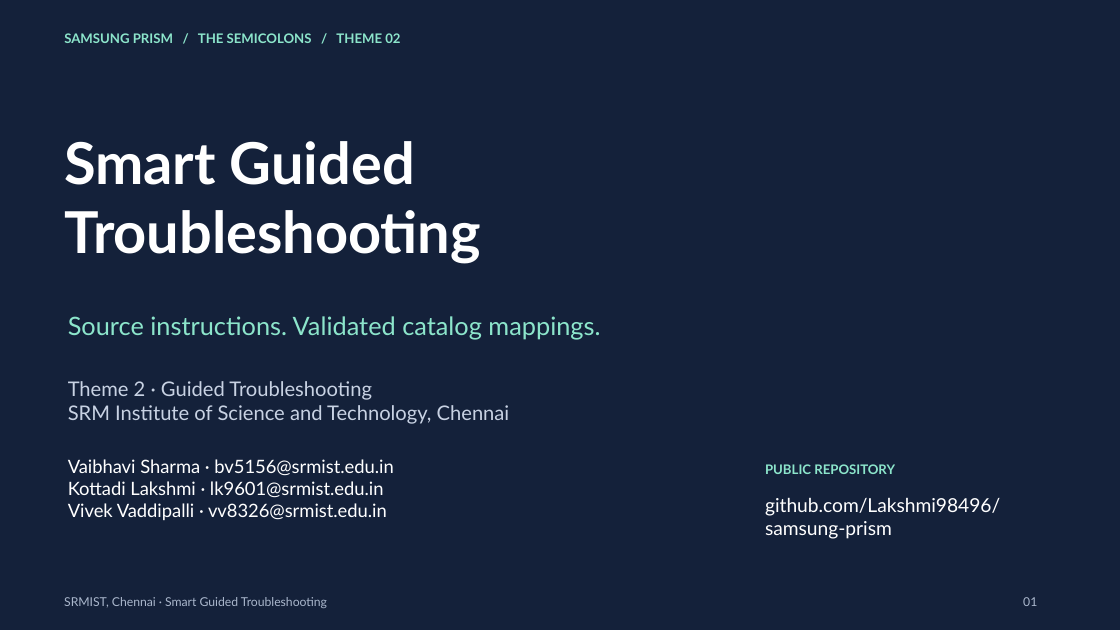
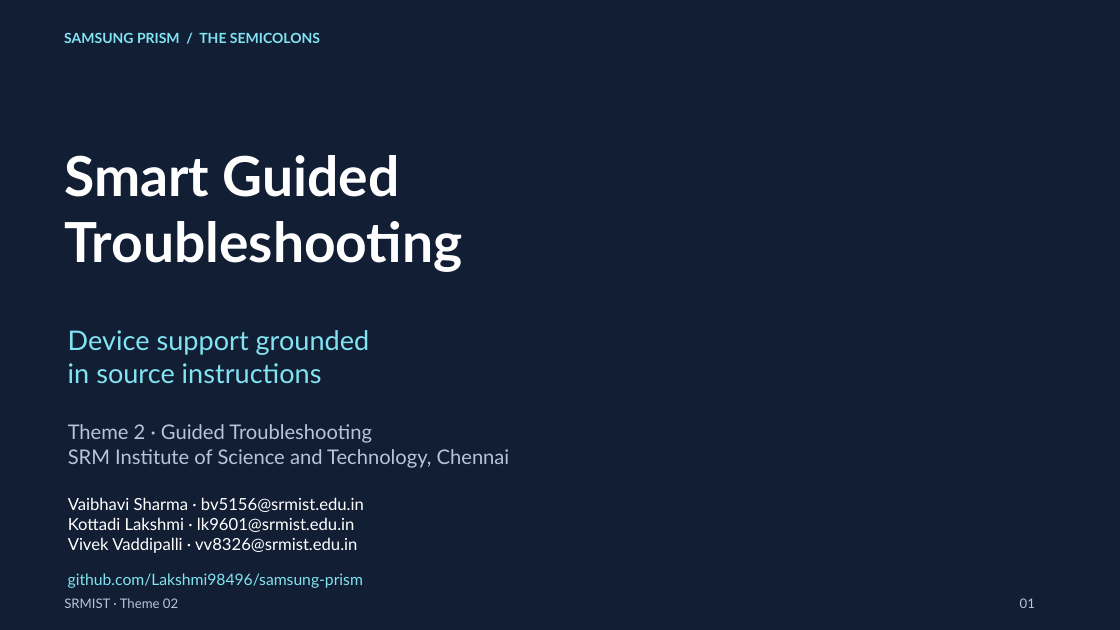
Before and after one commit to Lakshmi98496/samsung-prism, a slide deck: slide 1 of submission/SRMIST_TheSemicolons_Submission.pptx. Drawn at 1120x630 pixels with LibreOffice and Linux fonts; fonts in the diff are those of the drawing; background and template pictures are left out. Boxes give left, top, right and bottom in pixels: in the first picture for what was removed or moved away, otherwise in the second. Text is boxed around its words. In the diff, an @@ line names an element or a change of style, - is before the commit and + after.

```diff
--- a/submission/SRMIST_TheSemicolons_Submission.pptx
+++ b/submission/SRMIST_TheSemicolons_Submission.pptx
@@ background #14213A to picture (left out) @@
@@ text at (64,33,320,43): text changed; size 11.2 to 12 pt; text colour #8CE5CB to #82E3F2 @@
-SAMSUNG PRISM / THE SEMICOLONS / THEME 02
+SAMSUNG PRISM / THE SEMICOLONS
@@ text "Smart Guided": place and size @@
-text "Smart Guided" at (64,141,481,264)
+text "Smart Guided" at (64,155,463,272)
@@ text "Smart Guided" at (64,155,463,272): size 49.5 to 47.2 pt @@
@@ text removed at (68,316,600,340) @@
-Source instructions. Validated catalog mappings.
@@ text added at (68,330,370,383), 23.2 pt, text #82E3F2 @@
+Device support grounded
+in source instructions
@@ text "Theme 2 · Guided Troubleshooting": place and size @@
-text "Theme 2 · Guided Troubleshooting" at (68,381,510,424)
+text "Theme 2 · Guided Troubleshooting" at (68,424,510,468)
@@ text "Theme 2 · Guided Troubleshooting" at (68,424,510,468): text colour #C8D2E3 to #B7C5DC @@
@@ text removed at (765,464,895,474) @@
-PUBLIC REPOSITORY
@@ text "Vaibhavi Sharma · bv5156@srmist.edu.in": place and size @@
-text "Vaibhavi Sharma · bv5156@srmist.edu.in" at (68,459,393,520)
+text "Vaibhavi Sharma · bv5156@srmist.edu.in" at (68,497,364,553)
@@ text "Vaibhavi Sharma · bv5156@srmist.edu.in" at (68,497,364,553): size 15.8 to 14.2 pt @@
@@ text at (64,598,178,608): text changed; size 10.5 to 11.2 pt; text colour #AAB7CC to #B7C5DC @@
-SRMIST, Chennai · Smart Guided Troubleshooting
+SRMIST · Theme 02
@@ text at (68,573,363,588): text changed; size 16.5 to 13.5 pt; text colour #FFFFFF to #82E3F2 @@
-github.com/Lakshmi98496/
-samsung-prism
+github.com/Lakshmi98496/samsung-prism
@@ text "01" at (1020,598,1035,608): size 10.5 to 11.2 pt, text colour #AAB7CC to #B7C5DC @@
```
Also in this commit, not shown: 9 other slides changed, 2 slides added, 2 slides removed, 7 other files.
